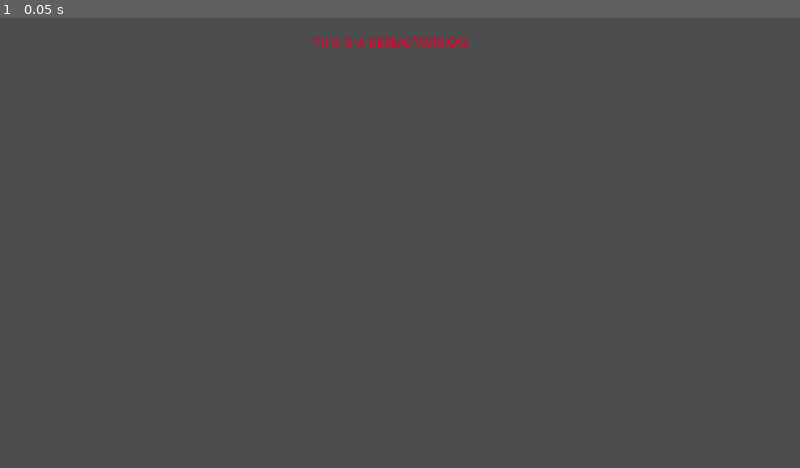
Above: before the commit, frame 1.
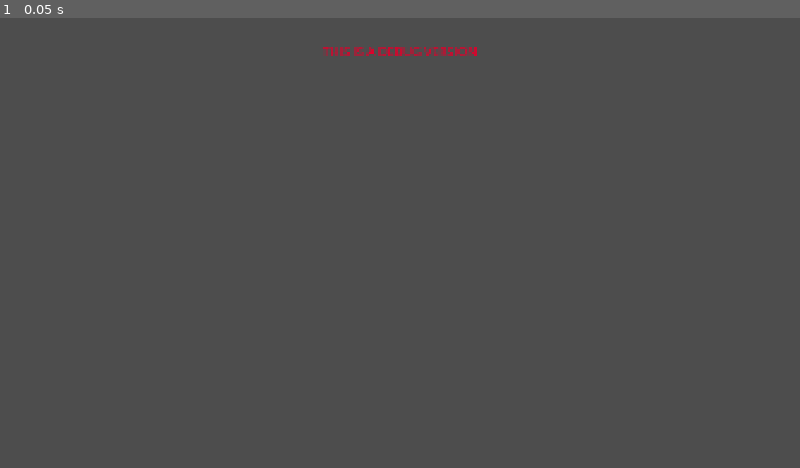
Above: after the commit, the same moment.

Repository: alanmelloni97/godot-template
Game: Godot game, scene res://main/main.tscn
Two runs of this game, one before a commit and one after it. Both use one fixed random seed, a clock stepped at 60 frames per second and the inputs below.
Inputs:
- Up to frame 1 (0.05 s): no input

The runs differ from the first frame. In frame 1, 0.5% of the frame differs, in the area x 38-60%, y 4-9%.

Commit message:
changed text files to .txt

Diff:
--- a/diorama.tscn
+++ b/diorama.tscn
@@ -1,6 +1,5 @@
 [gd_scene format=3 uid="uid://sjfue7114hiq"]
 
-[ext_resource type="Script" uid="uid://csd4u171ewxq3" path="res://z_docs/todo.gd" id="1_ra25d"]
 [ext_resource type="PackedScene" uid="uid://btdxfw2ejjx0y" path="res://global/scenes.tscn" id="2_m531o"]
 [ext_resource type="Script" uid="uid://62o6dv76a3de" path="res://global/scene_manager.gd" id="2_uqgls"]
 [ext_resource type="Script" uid="uid://ba51771p4si4f" path="res://global/utilities.gd" id="3_8a1bj"]
@@ -8,9 +7,6 @@
 [ext_resource type="PackedScene" uid="uid://c5eyic67inbxd" path="res://game_logic/menus/main_menu/main_menu.tscn" id="6_2q8hc"]
 
 [node name="Diorama" type="Node" unique_id=1537340114]
-
-[node name="TODO" type="Node" parent="." unique_id=1573690434]
-script = ExtResource("1_ra25d")
 
 [node name="Globals" type="Node" parent="." unique_id=269561914]
 
--- a/main/main.tscn
+++ b/main/main.tscn
@@ -61,12 +61,16 @@
 label = NodePath("Label")
 
 [node name="Label" type="Label" parent="DebugVersionWarning" unique_id=1520612531]
-visible = false
 modulate = Color(0.8796275, 0, 0.16597453, 1)
-offset_left = 750.0
-offset_top = 36.0
-offset_right = 2344.0
-offset_bottom = 197.0
+anchors_preset = 5
+anchor_left = 0.5
+anchor_right = 0.5
+offset_left = -797.0
+offset_right = 797.0
+offset_bottom = 161.0
+grow_horizontal = 2
 theme_type_variation = &"7SegmentLabel"
 theme_override_font_sizes/font_size = 30
 text = "THIS IS A DEBUG VERSION"
+horizontal_alignment = 1
+vertical_alignment = 1
--- a/project.godot
+++ b/project.godot
@@ -37,6 +37,10 @@
 
 enabled=PackedStringArray("res://addons/GDQuest_GDScript_formatter/plugin.cfg", "res://addons/Todo_Manager/plugin.cfg")
 
+[gui]
+
+theme/custom="uid://c0x6nj3iyepqs"
+
 [physics]
 
 3d/physics_engine="Jolt Physics"
Not shown, removed: z_docs/good_practices.gd.uid
Not shown, changed: z_docs/good_practices.txt
Not shown, removed: z_docs/lessons_learned.gd.uid
Not shown, changed: z_docs/lessons_learned.txt
Not shown, removed: z_docs/todo.gd.uid
Not shown, changed: z_docs/todo.txt
